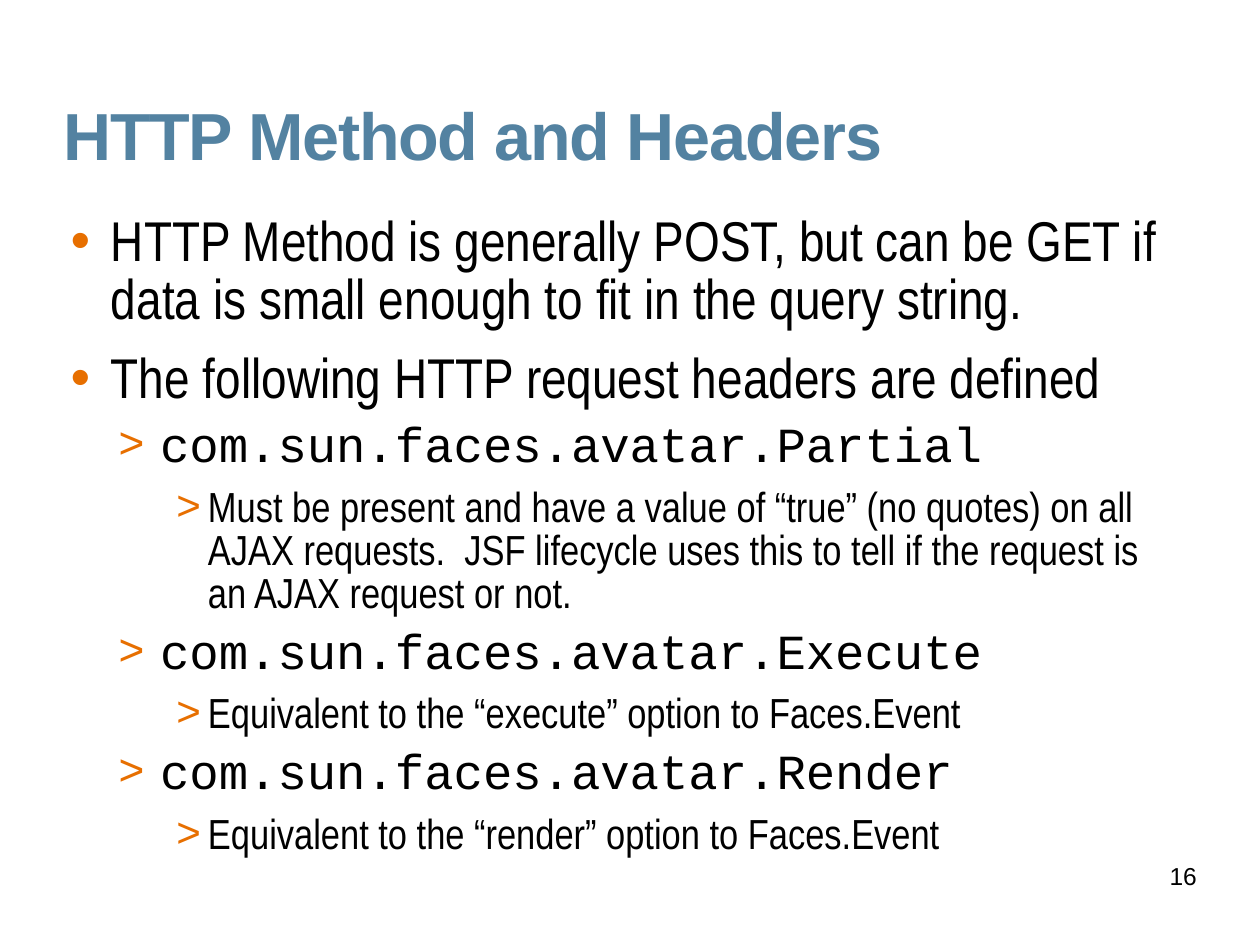
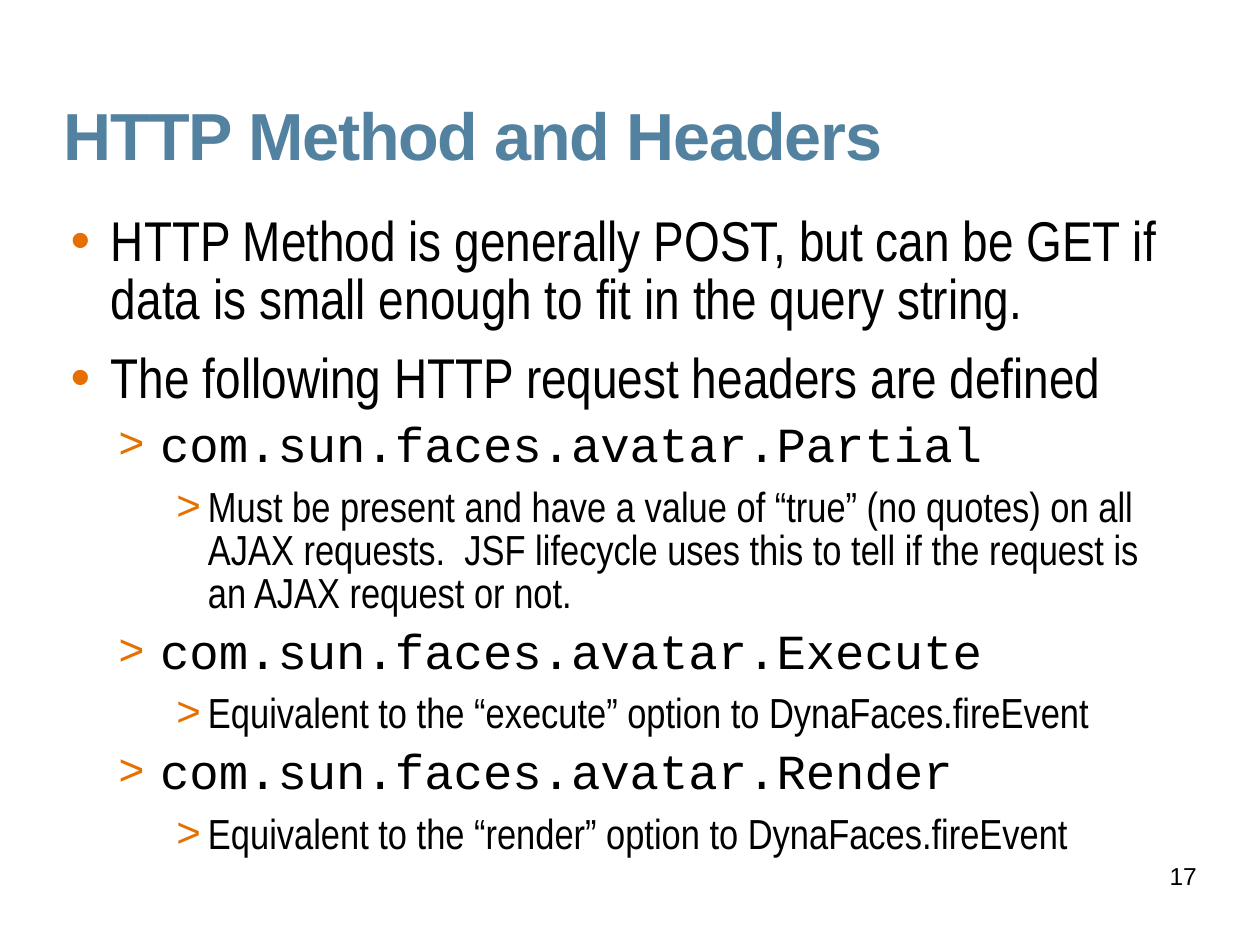
Before and after one commit to javaee/javaserverfaces-extensions, a slide deck: slide 17 of www/slides/dynafaces-advanced.odp (slide 16 before the commit). Drawn at 1260x945 pixels with LibreOffice and Linux fonts; fonts in the diff are those of the drawing; background and template pictures are left out. Boxes give left, top, right and bottom in pixels: in the first picture for what was removed or moved away, otherwise in the second. Text is boxed around its words. In the diff, an @@ line names an element or a change of style, - is before the commit and + after.

```diff
--- a/www/slides/dynafaces-advanced.odp
+++ b/www/slides/dynafaces-advanced.odp
@@ text at [208, 697, 1089, 737]: text changed @@
-    > Equivalent to the “execute” option to Faces.Event
+    > Equivalent to the “execute” option to DynaFaces.fireEvent
@@ text at [208, 818, 1068, 858]: text changed @@
-    > Equivalent to the “render” option to Faces.Event
+    > Equivalent to the “render” option to DynaFaces.fireEvent
@@ page number at [1170, 868, 1197, 885]: text changed @@
-16
+17
```
Also in this commit, not shown: 16 other slides changed, 2 slides added, 1 other file.
